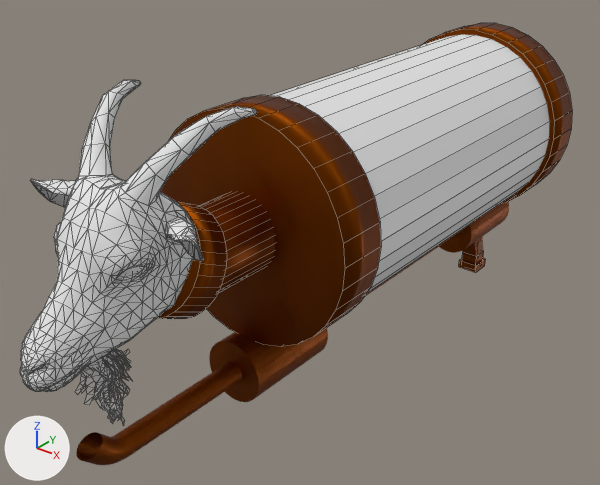
Before and after pictures for a commit that changed the Blender file Goat/GoatGun.blend.
Before and after are seen from a 50 mm lens placed at (0.864, -1.388, 1.394), pointed at (-0.047, -0.249, 0.687). The axes (+X, +Y, +Z) are drawn at lower left. The lights are the same throughout. The older version comes first. Mesh edges are drawn as thin lines on the coarser meshes.
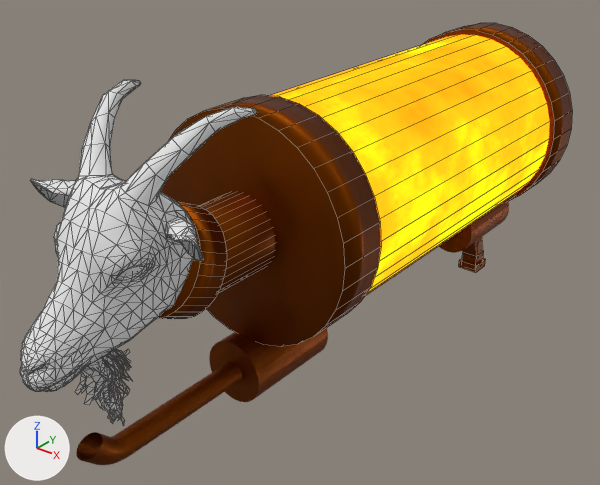
Location of each change, [x1, y1, x2, y2] in pixels of the pictures (600 x 485 px):
'Cylinder', recoloured (white to yellow): [270, 35, 550, 294] in both

The change, as a list of edits to the scene's bpy script:
```text
Add mat_fire:
    mat_fire = bpy.data.materials.new('fire')
    # nodes: BsdfPrincipled, Mapping, Mix, OutputMaterial, TexCoord, TexNoise, ValToRGB
    # colours: black #000000, orange #bc6607, yellow #ffc800
Change me_cylinder:
    where me_cylinder.from_pydata(...)  # 64 vertices, 34 faces; spans x -1.0..1.0, y -1.0..1.0, z -1.0..1.0
    add me_cylinder.materials.append(mat_fire)
```
